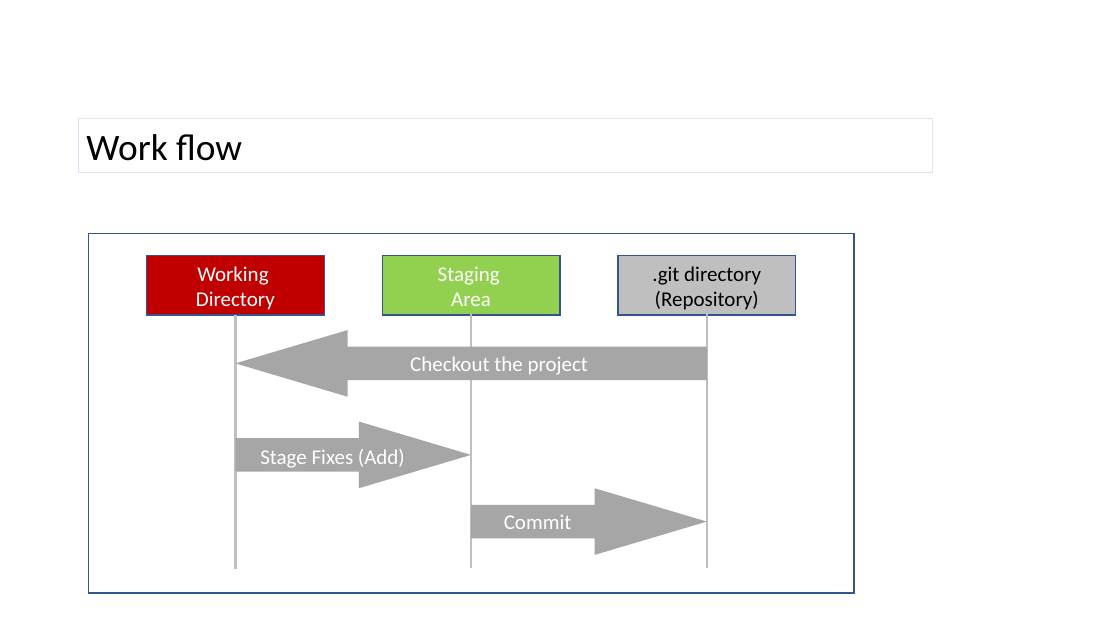
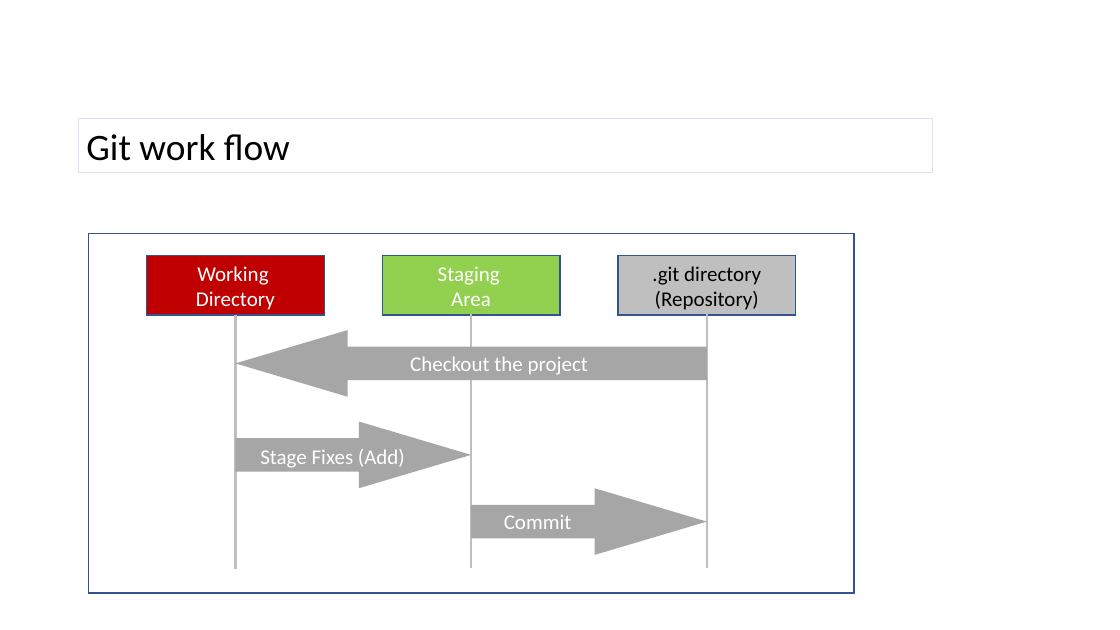
Before and after one commit to xlyuan2018/git_github_tutorial, a slide deck: slide 5 of Git_GitHub.pptx. Drawn at 1120x630 pixels with LibreOffice and Linux fonts; fonts in the diff are those of the drawing. Boxes give left, top, right and bottom in pixels: in the first picture for what was removed or moved away, otherwise in the second. Text is boxed around its words. In the diff, an @@ line names an element or a change of style, - is before the commit and + after.

```diff
--- a/Git_GitHub.pptx
+++ b/Git_GitHub.pptx
@@ text in rectangle at bbox=[86, 134, 290, 161]: text changed @@
-Work flow
+Git work flow
```
Also in this commit, not shown: 17 other slides changed, 1 slide added, 5 slides removed, 2 other files.
